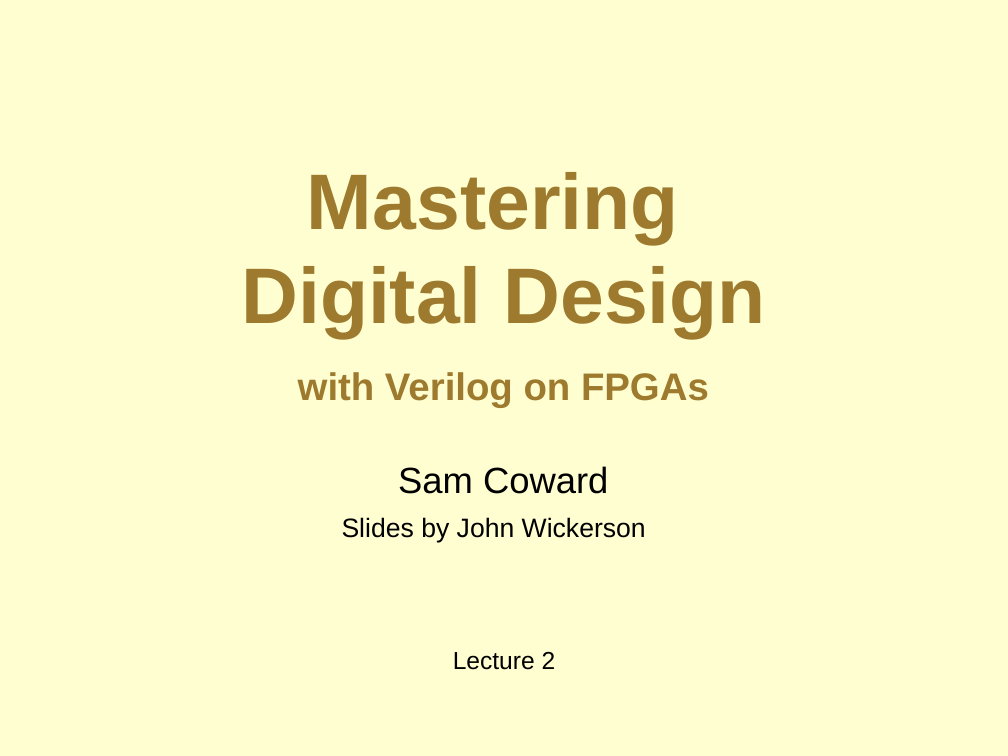
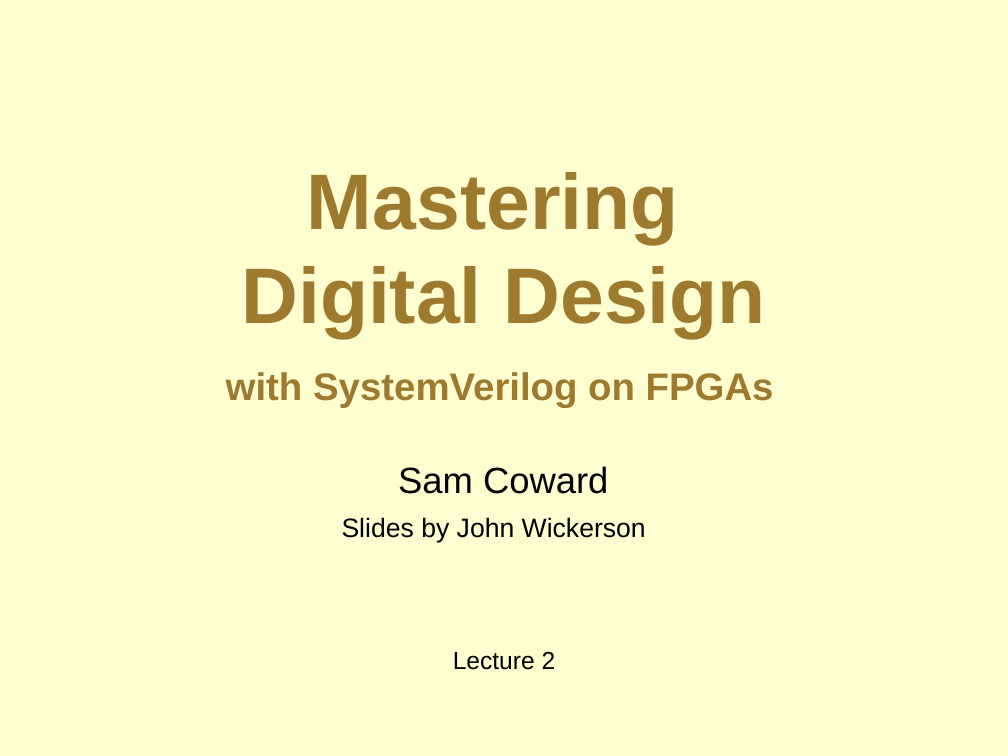
Before and after one commit to Mastering-Digital-Design/Lab-Module, a slide deck: slide 1 of lectures/lecture2.pptx. Drawn at 1008x756 pixels with LibreOffice and Linux fonts; fonts in the diff are those of the drawing. Boxes give left, top, right and bottom in pixels: in the first picture for what was removed or moved away, otherwise in the second. Text is boxed around its words. In the diff, an @@ line names an element or a change of style, - is before the commit and + after.

```diff
--- a/lectures/lecture2.pptx
+++ b/lectures/lecture2.pptx
@@ text at (226, 372, 774, 408): text changed @@
-with Verilog on FPGAs
+with SystemVerilog on FPGAs
```
Also in this commit, not shown: 2 other slides changed, 2 slides added.
